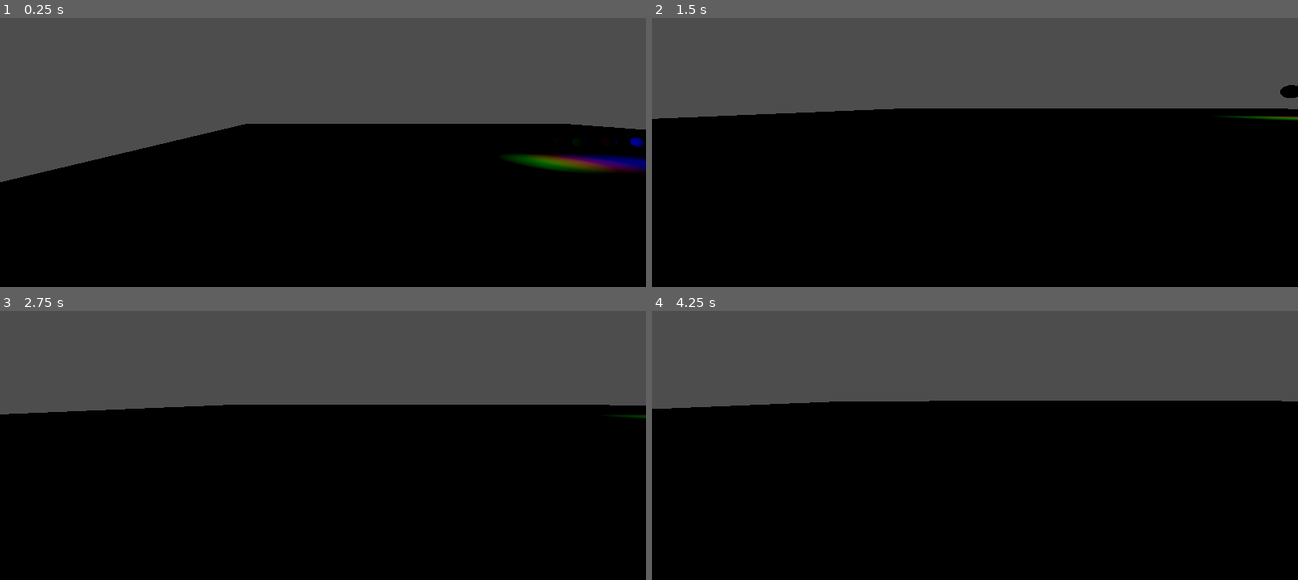
Above: before the commit, frames 1-4 (two rows, left to right).
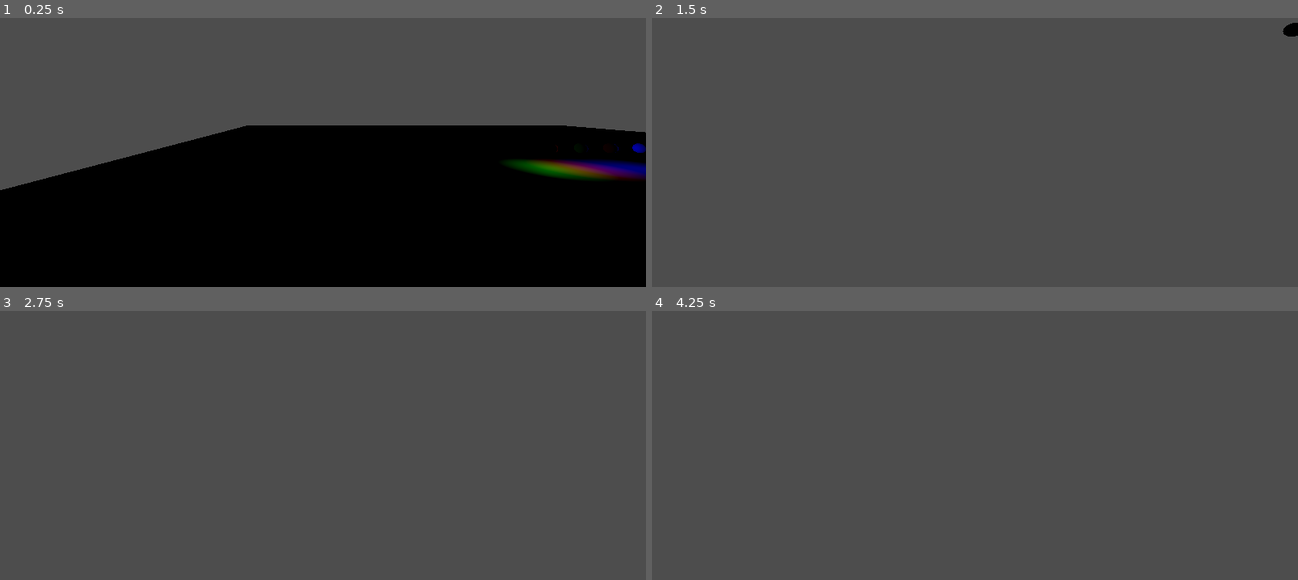
Above: after the commit, the same moments.

Repository: Bellsworne/ColorMazeGameThing
Game: Godot game, scene res://Base.tscn
Two runs of this game, one before a commit and one after it. Both use one fixed random seed, a clock stepped at 60 frames per second and the inputs below.
Inputs (mouse positions are in pixels of both pictures, inside the frame that each line leads up to):
- Up to frame 1 (0.25 s): no input
- Up to frame 2 (1.5 s): move the mouse to (1007, 104) at 0.52 s; hold W (up) from 0.53 s (still down); tap E (interact, bound only after the commit) at 0.6, 1.35 s; tap Space (jump) at 0.77 s; move the mouse to (942, 106) at 1.27 s
- Up to frame 3 (2.75 s): keep holding W (up); tap Space (jump) at 1.52 s; move the mouse to (335, 391) at 2.02 s; tap E (interact, bound only after the commit) at 2.1 s
- Up to frame 4 (4.25 s): keep holding W (up); move the mouse to (968, 405) at 2.77 s; tap E (interact, bound only after the commit) at 2.85, 3.6 s; tap Space (jump) at 3.02, 3.77 s; move the mouse to (1020, 402) at 3.52 s

The runs differ from the first frame. In frame 1, 2.9% of the frame differs, in the area x 0-100%, y 39-64%; in frame 2, 66%; in frame 3, 65%; in frame 4, 66%, in the area x 0-100%, y 33-100%.

Commit message:
Added interaction ray

Diff:
--- a/Color/player/player.tscn
+++ b/Color/player/player.tscn
@@ -1,12 +1,14 @@
-[gd_scene load_steps=4 format=3 uid="uid://drilb8g5nmrju"]
+[gd_scene load_steps=5 format=3 uid="uid://drilb8g5nmrju"]
 
 [ext_resource type="Script" path="res://player/scripts/player.gd" id="1_fj7u3"]
+[ext_resource type="Script" path="res://player/scripts/InteractionRay.gd" id="2_wnh12"]
 
 [sub_resource type="CapsuleMesh" id="CapsuleMesh_2dlsi"]
 
 [sub_resource type="CapsuleShape3D" id="CapsuleShape3D_8325u"]
 
 [node name="Player" type="CharacterBody3D" node_paths=PackedStringArray("camera")]
+collision_mask = 20
 script = ExtResource("1_fj7u3")
 gravity = 9.0
 camera = NodePath("Camera3D")
@@ -18,3 +20,10 @@
 shape = SubResource("CapsuleShape3D_8325u")
 
 [node name="Camera3D" type="Camera3D" parent="."]
+transform = Transform3D(1, 0, 0, 0, 1, 0, 0, 0, 1, 0, 0.6, -0.150649)
+
+[node name="InteractRay" type="RayCast3D" parent="Camera3D"]
+transform = Transform3D(1, 0, 0, 0, 1, 0, 0, 0, 1, 0, 0.0216249, 0.150649)
+target_position = Vector3(0, 0, -2)
+collision_mask = 28
+script = ExtResource("2_wnh12")
--- /dev/null
+++ b/Color/player/scripts/InteractionRay.gd
@@ -0,0 +1,18 @@
+extends RayCast3D
+
+@onready var player: Player = get_parent().get_parent()
+
+
+func _process(delta):
+	handle_ray_collision()
+
+
+func handle_ray_collision():
+	if (is_colliding()):
+		var hit_obj: Node = get_collider()
+		if hit_obj == null:
+			return
+		print(hit_obj.name)
+		#if (hit_obj is Orb):
+			## todo: add Orb interation
+			#pass
--- a/Color/player/scripts/player.gd
+++ b/Color/player/scripts/player.gd
@@ -1,4 +1,4 @@
-extends CharacterBody3D
+class_name Player extends CharacterBody3D
 
 @export var speed: float = 5.0
 @export var jump_velocity: float = 4.5
@@ -8,6 +8,7 @@
 
 var look_dir: Vector2
 
+signal interacted
 
 func _ready():
 	Input.mouse_mode = Input.MOUSE_MODE_CAPTURED
@@ -19,6 +20,9 @@
 
 func _unhandled_input(event):
 	handle_camera_rotation(event)
+
+	if (Input.is_action_just_pressed("interact")):
+		interacted.emit()
 
 
 func handle_movement(delta):
--- a/Color/project.godot
+++ b/Color/project.godot
@@ -42,3 +42,21 @@
 "events": [Object(InputEventKey,"resource_local_to_scene":false,"resource_name":"","device":-1,"window_id":0,"alt_pressed":false,"shift_pressed":false,"ctrl_pressed":false,"meta_pressed":false,"pressed":false,"keycode":0,"physical_keycode":32,"key_label":0,"unicode":32,"echo":false,"script":null)
 ]
 }
+interact={
+"deadzone": 0.5,
+"events": [Object(InputEventKey,"resource_local_to_scene":false,"resource_name":"","device":-1,"window_id":0,"alt_pressed":false,"shift_pressed":false,"ctrl_pressed":false,"meta_pressed":false,"pressed":false,"keycode":0,"physical_keycode":69,"key_label":0,"unicode":101,"echo":false,"script":null)
+]
+}
+pause={
+"deadzone": 0.5,
+"events": [Object(InputEventKey,"resource_local_to_scene":false,"resource_name":"","device":-1,"window_id":0,"alt_pressed":false,"shift_pressed":false,"ctrl_pressed":false,"meta_pressed":false,"pressed":false,"keycode":0,"physical_keycode":4194305,"key_label":0,"unicode":0,"echo":false,"script":null)
+]
+}
+
+[layer_names]
+
+3d_physics/layer_1="player"
+3d_physics/layer_2="interact_ray"
+3d_physics/layer_3="environment"
+3d_physics/layer_4="interactable"
+3d_physics/layer_5="enemy"
